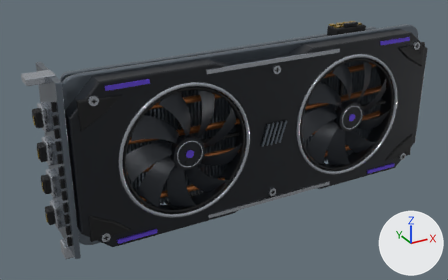
Before and after pictures for a commit that changed the glTF model assets/models/nexrig-dual-fan-gpu.glb.
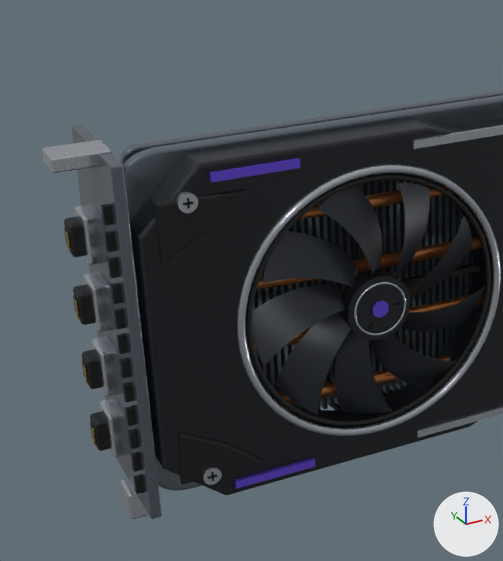
Each version is shown whole from a 50 mm lens placed at (-2.18, -3.57, 1.66), pointed at (-0.23, -0.04, -0.11), then close up on the part from 0% to 56% of the width and 0% to 100% of the height. Arrows for +X, +Y and +Z are at lower right; the lights stay in place. The first two pictures are the older version. Where no turn or scale is listed for an object, it has been applied to the vertices. Vertices at exactly the same position are counted once.

Script lines for the objects in view, before the commit:
```python
me_mesh_1 = bpy.data.meshes.new('Mesh_1')
me_mesh_1.from_pydata(...)  # 5072 vertices, 9732 faces; spans x -1.42..1.39, y -0.33..0.18, z -0.57..0.57
me_mesh_1.materials.append(mat_brushed_aluminium)  # grey #76808a
me_mesh_2 = bpy.data.meshes.new('Mesh_2')
me_mesh_2.from_pydata(...)  # 3480 vertices, 6672 faces; spans x -1.55..1.26, y -0.33..0.19, z -0.65..0.58
me_mesh_2.materials.append(mat_machined_silver_trim)  # light grey #c1c7cf
me_mesh_3 = bpy.data.meshes.new('Mesh_3')
me_mesh_3.from_pydata(...)  # 4136 vertices, 7908 faces; spans x -1.52..1.32, y -0.34..0.1, z -0.52..0.57
me_mesh_3.materials.append(mat_black_connector_plastic)  # black #080a0d
me_mesh_8 = bpy.data.meshes.new('Mesh_8')
me_mesh_8.from_pydata(...)  # a 48-sided cylinder along y spanning x -0.108..0.108, y -0.06..0.003, z -0.108..0.108
me_mesh_8.materials.append(mat_graphite_polymer)  # black #191d23
ob_mesh_1 = bpy.data.objects.new('Mesh_1', me_mesh_1)
ob_mesh_1.location = (0.0, 0.0, 0.0)
ob_mesh_2 = bpy.data.objects.new('Mesh_2', me_mesh_2)
ob_mesh_2.location = (0.0, 0.0, 0.0)
ob_mesh_3 = bpy.data.objects.new('Mesh_3', me_mesh_3)
ob_mesh_3.location = (0.0, 0.0, 0.0)
ob_mesh_8 = bpy.data.objects.new('Mesh_8', me_mesh_8)
ob_mesh_8.location = (-0.65, -0.286, 0.0)
# also in view: 'Mesh_5' at (-0.01, -0.08, -0.01); 'Mesh_7' at (0.0, -0.32, 0.0); 'Mesh_12' at (-0.65, -0.29, 0.0); 'Mesh_0' at (-0.07, -0.16, 0.02)
```
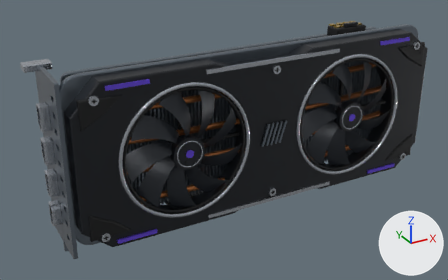
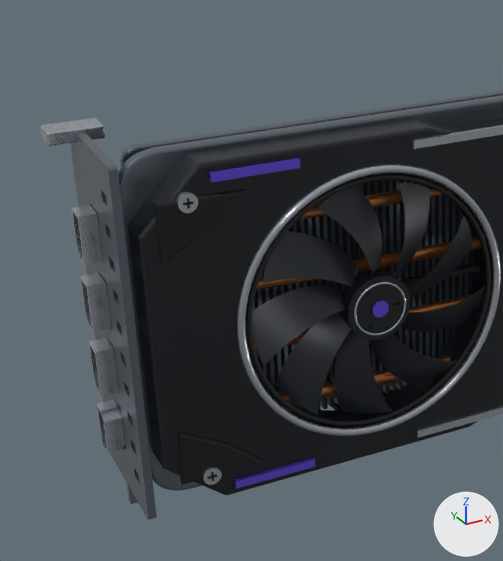
What differs and where, as boxes [x1, y1, x2, y2] in the close-ups (503 x 561 px; the box of a moved part takes in the faces that stretch with it):
'Mesh_1', reshaped: before [71, 90, 503, 519]; after [70, 90, 503, 520]
'Mesh_2', reshaped: before [42, 125, 503, 519]; after [40, 118, 503, 485]
'Mesh_3', reshaped: before [64, 96, 493, 494]; after [152, 96, 493, 485]
part 1 of me_mesh_1, moved or reshaped: before [71, 124, 162, 519]; after [126, 480, 137, 504]
part 2 of me_mesh_1, added: after [70, 132, 157, 520]
part 3 of me_mesh_2, moved or reshaped: before [42, 140, 112, 173]; after [40, 118, 105, 146]
part 4 of me_mesh_2, rebuilt: before [83, 272, 115, 332]; after [80, 273, 112, 332]
part 5 of me_mesh_2, rebuilt: before [92, 336, 123, 396]; after [89, 338, 119, 396]
part 6 of me_mesh_2, rebuilt: before [100, 398, 130, 457]; after [97, 400, 126, 453]
part 7 of me_mesh_2, rebuilt: before [75, 204, 107, 265]; after [72, 205, 104, 265]
part 8 of me_mesh_2, deleted: before [120, 477, 149, 519]
part 9 of me_mesh_3, deleted (black): before [64, 204, 145, 494]

Diff of the bpy script that builds the scene:
```diff
--- a/assets/models/nexrig-dual-fan-gpu.glb.py
+++ b/assets/models/nexrig-dual-fan-gpu.glb.py
@@ me_mesh_1 @@
 # used by ob_mesh_1; location = (0.0, 0.0, 0.0)
-me_mesh_1.from_pydata(...)  # 5072 vertices, 9732 faces; spans x -1.42..1.39, y -0.33..0.18, z -0.57..0.57
+me_mesh_1.from_pydata(...)  # 6226 vertices, 12080 faces; spans x -1.43..1.39, y -0.33..0.18, z -0.64..0.57
+# me_mesh_1 part 1: the loose piece of 56 vertices spanning x -1.42..-1.39, y -0.29..0.17, z -0.57..0.57 is scaled about its middle by (0.9, 0.0541, 0.0652), then moved by (-0.01, 0.0, -0.6)
+# me_mesh_1 part 2: a new loose piece of 1154 vertices spanning x -1.43..-1.4, y -0.29..0.17, z -0.57..0.57, in mat_brushed_aluminium (grey #76808a)
 me_mesh_1.materials.append(mat_brushed_aluminium)
@@ me_mesh_2 @@
 # used by ob_mesh_2; location = (0.0, 0.0, 0.0)
-me_mesh_2.from_pydata(...)  # 3480 vertices, 6672 faces; spans x -1.55..1.26, y -0.33..0.19, z -0.65..0.58
+me_mesh_2.from_pydata(...)  # 3310 vertices, 6348 faces; spans x -1.51..1.26, y -0.33..0.19, z -0.52..0.59
+# me_mesh_2 part 3: the loose piece of 56 vertices spanning x -1.55..-1.38, y -0.16..-0.04, z 0.54..0.58 is scaled about its middle by (1, 0.78, 0.956), then moved by (0.04, 0.22, 0.01)
+# me_mesh_2 part 4: the loose piece of 56 vertices spanning x -1.48..-1.42, y -0.11..0.01, z 0.0..0.16 is rebuilt with 20 vertices and now spans x -1.49..-1.34, y -0.09..-0.01, z 0.0..0.16
+# me_mesh_2 part 5: the loose piece of 56 vertices spanning x -1.48..-1.42, y -0.11..0.01, z -0.22..-0.06 is rebuilt with 20 vertices and now spans x -1.49..-1.34, y -0.09..-0.01, z -0.22..-0.06
+# me_mesh_2 part 6: the loose piece of 56 vertices spanning x -1.48..-1.42, y -0.11..0.01, z -0.44..-0.28 is rebuilt with 24 vertices and now spans x -1.49..-1.34, y -0.09..-0.01, z -0.44..-0.28
+# me_mesh_2 part 7: the loose piece of 56 vertices spanning x -1.48..-1.42, y -0.11..0.01, z 0.22..0.38 is rebuilt with 20 vertices and now spans x -1.49..-1.34, y -0.09..-0.01, z 0.22..0.38
+# me_mesh_2 part 8: the loose piece of 56 vertices spanning x -1.46..-1.38, y -0.16..-0.05, z -0.65..-0.55 is deleted
+# other edits to the shape of me_mesh_2 do not show in these pictures
 me_mesh_2.materials.append(mat_machined_silver_trim)
@@ me_mesh_3 @@
 # used by ob_mesh_3; location = (0.0, 0.0, 0.0)
-me_mesh_3.from_pydata(...)  # 4136 vertices, 7908 faces; spans x -1.52..1.32, y -0.34..0.1, z -0.52..0.57
+me_mesh_3.from_pydata(...)  # 3837 vertices, 7345 faces; spans x -1.36..1.32, y -0.34..0.1, z -0.52..0.57
+# me_mesh_3 part 9: 16 loose pieces with 320 vertices, spanning x -1.52..-1.41, y -0.25..-0.01, z -0.5..0.45, are deleted
+# other edits to the shape of me_mesh_3 do not show in these pictures
 me_mesh_3.materials.append(mat_black_connector_plastic)
```
